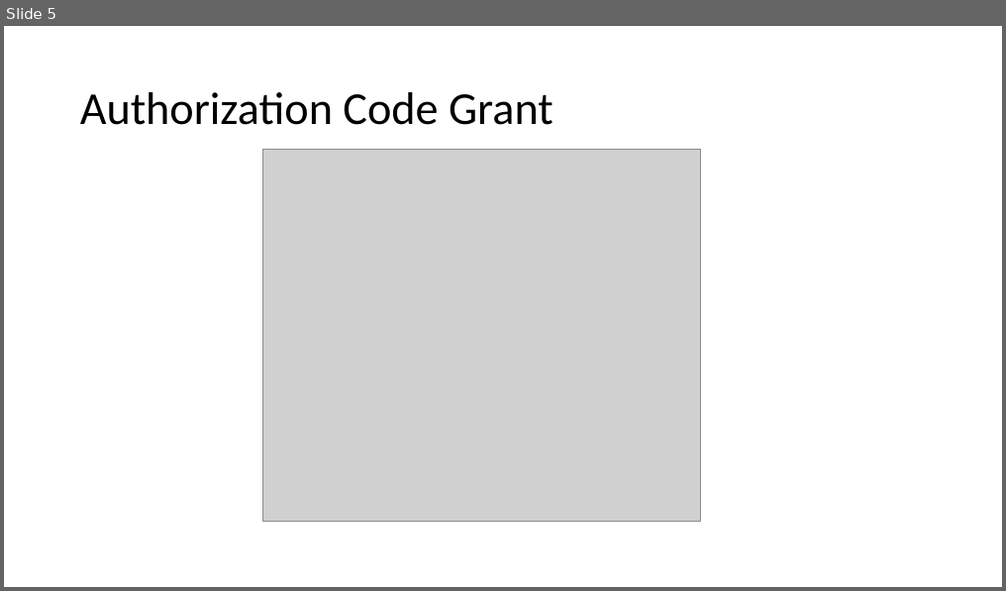
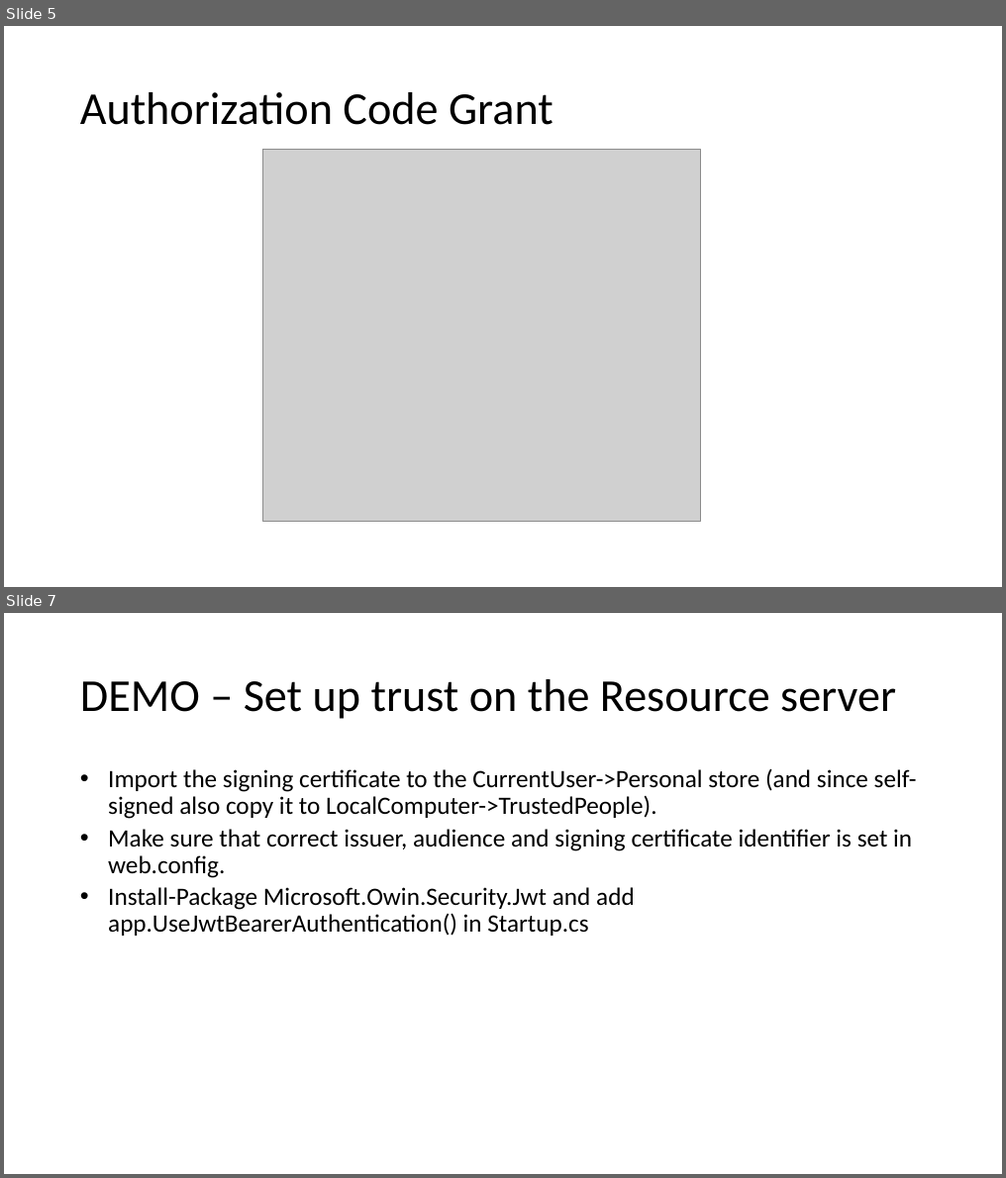
Before and after one commit to altenstedt/OpKoKo.15.2.WebApi, a slide deck: Security.pptx. Shown one above the other, each under a label of ours: slide 5 before the commit, slides 5 and 7 after it; the slides between them are not shown. The pictures are 1006x591 and 1006x1178 pixels, drawn with LibreOffice and Linux fonts; fonts in the diff are those of the drawing; grey boxes stand for pictures. Boxes give left, top, right and bottom in pixels: in the first picture for what was removed or moved away, otherwise in the second. Text is boxed around its words. In the diff, an @@ line names an element or a change of style, - is before the commit and + after.

Commit message:
Minor update on the Securit presentation.

```diff
--- a/Security.pptx
+++ b/Security.pptx
@@ slide 7 added at (4, 613, 1002, 1174), background #FFFFFF @@
@@ title added at (80, 679, 896, 719), 44 pt, text #000000 @@
+DEMO – Set up trust on the Resource server
@@ text added at (108, 768, 917, 936), 24 pt, text #000000 @@
+  • Import the signing certificate to the CurrentUser->Personal store (and since self-signed also copy it to LocalComputer->TrustedPeople).
+  • Make sure that correct issuer, audience and signing certificate identifier is set in web.config.
+  • Install-Package Microsoft.Owin.Security.Jwt and add app.UseJwtBearerAuthentication() in Startup.cs
```
Also in this commit, not shown: 1 slide changed.
